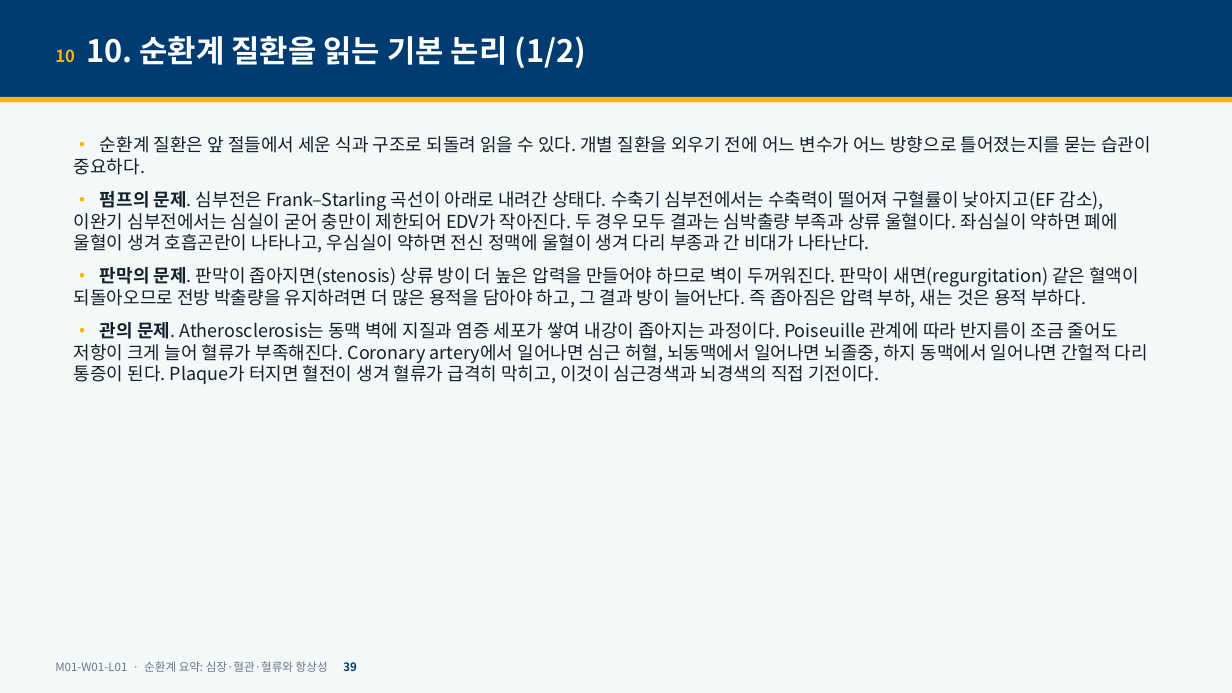
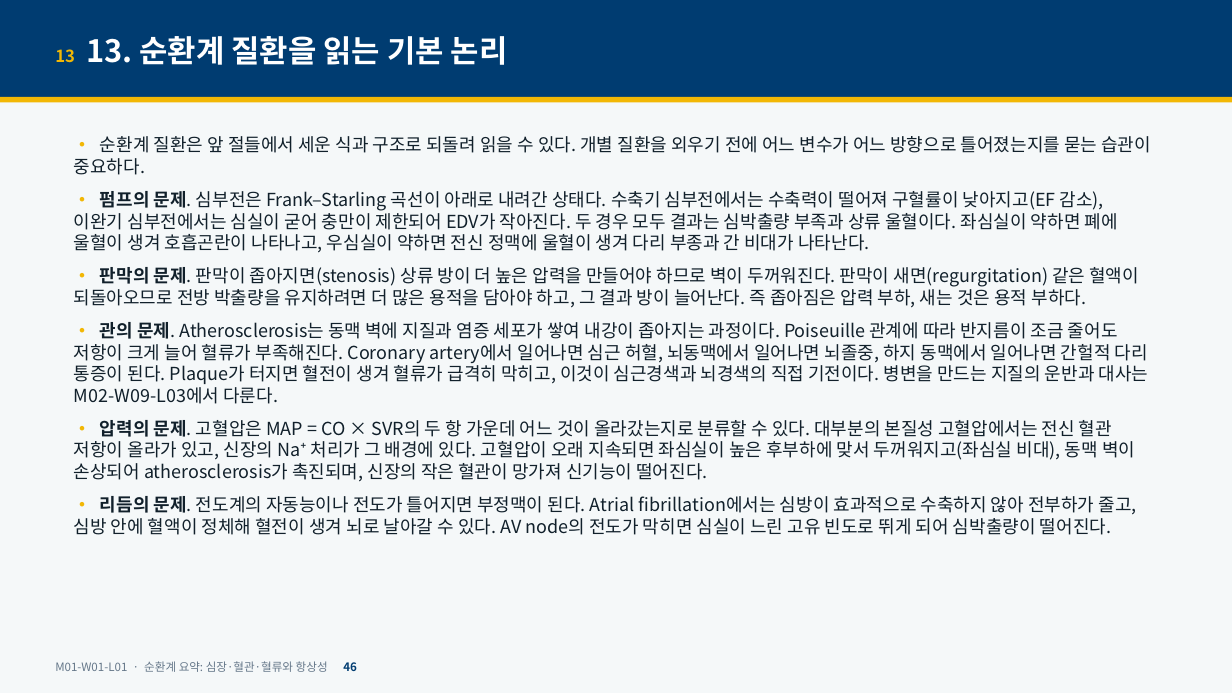
Before and after one commit to hoperiasd2/hoperiasd2.github.io, a slide deck: slide 46 of curriculum/M01/W01/L01/slides.pptx (slide 39 before the commit). Drawn at 1232x693 pixels with LibreOffice and Linux fonts; fonts in the diff are those of the drawing. Boxes give left, top, right and bottom in pixels: in the first picture for what was removed or moved away, otherwise in the second. Text is boxed around its words. In the diff, an @@ line names an element or a change of style, - is before the commit and + after.

```diff
--- a/curriculum/M01/W01/L01/slides.pptx
+++ b/curriculum/M01/W01/L01/slides.pptx
@@ text at [55,36,508,65]: text changed @@
-10 10. 순환계 질환을 읽는 기본 논리 (1/2)
+13 13. 순환계 질환을 읽는 기본 논리
@@ text at [74,322,1149,535]: text changed @@
-• 관의 문제. Atherosclerosis는 동맥 벽에 지질과 염증 세포가 쌓여 내강이 좁아지는 과정이다. Poiseuille 관계에 따라 반지름이 조금 줄어도 저항이 크게 늘어 혈류가 부족해진다. Coronary artery에서 일어나면 심근 허혈, 뇌동맥에서 일어나면 뇌졸중, 하지 동맥에서 일어나면 간헐적 다리 통증이 된다. Plaque가 터지면 혈전이 생겨 혈류가 급격히 막히고, 이것이 심근경색과 뇌경색의 직접 기전이다.
+• 관의 문제. Atherosclerosis는 동맥 벽에 지질과 염증 세포가 쌓여 내강이 좁아지는 과정이다. Poiseuille 관계에 따라 반지름이 조금 줄어도 저항이 크게 늘어 혈류가 부족해진다. Coronary artery에서 일어나면 심근 허혈, 뇌동맥에서 일어나면 뇌졸중, 하지 동맥에서 일어나면 간헐적 다리 통증이 된다. Plaque가 터지면 혈전이 생겨 혈류가 급격히 막히고, 이것이 심근경색과 뇌경색의 직접 기전이다. 병변을 만드는 지질의 운반과 대사는 M02-W09-L03에서 다룬다.
+• 압력의 문제. 고혈압은 MAP = CO × SVR의 두 항 가운데 어느 것이 올라갔는지로 분류할 수 있다. 대부분의 본질성 고혈압에서는 전신 혈관 저항이 올라가 있고, 신장의 Na⁺ 처리가 그 배경에 있다. 고혈압이 오래 지속되면 좌심실이 높은 후부하에 맞서 두꺼워지고(좌심실 비대), 동맥 벽이 손상되어 atherosclerosis가 촉진되며, 신장의 작은 혈관이 망가져 신기능이 떨어진다.
+• 리듬의 문제. 전도계의 자동능이나 전도가 틀어지면 부정맥이 된다. Atrial fibrillation에서는 심방이 효과적으로 수축하지 않아 전부하가 줄고, 심방 안에 혈액이 정체해 혈전이 생겨 뇌로 날아갈 수 있다. AV node의 전도가 막히면 심실이 느린 고유 빈도로 뛰게 되어 심박출량이 떨어진다.
@@ text at [55,661,357,672]: text changed @@
-M01-W01-L01 · 순환계 요약: 심장·혈관·혈류와 항상성 39
+M01-W01-L01 · 순환계 요약: 심장·혈관·혈류와 항상성 46
```
Also in this commit, not shown: 44 other slides changed, 12 slides added, 9 other files.
